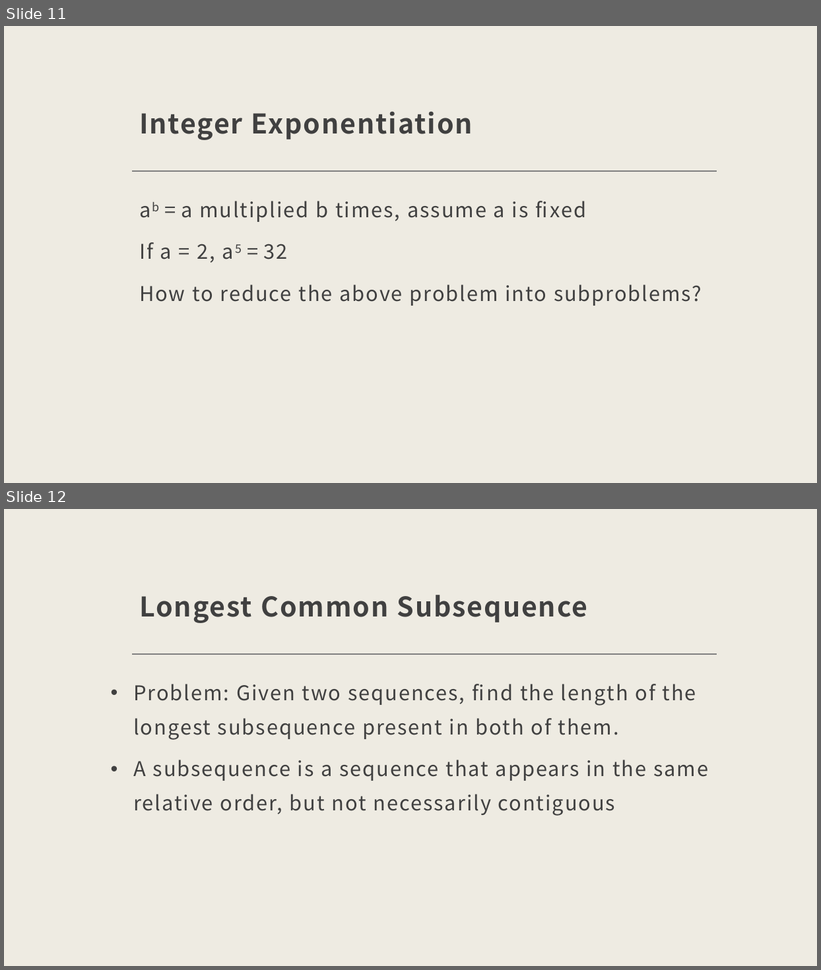
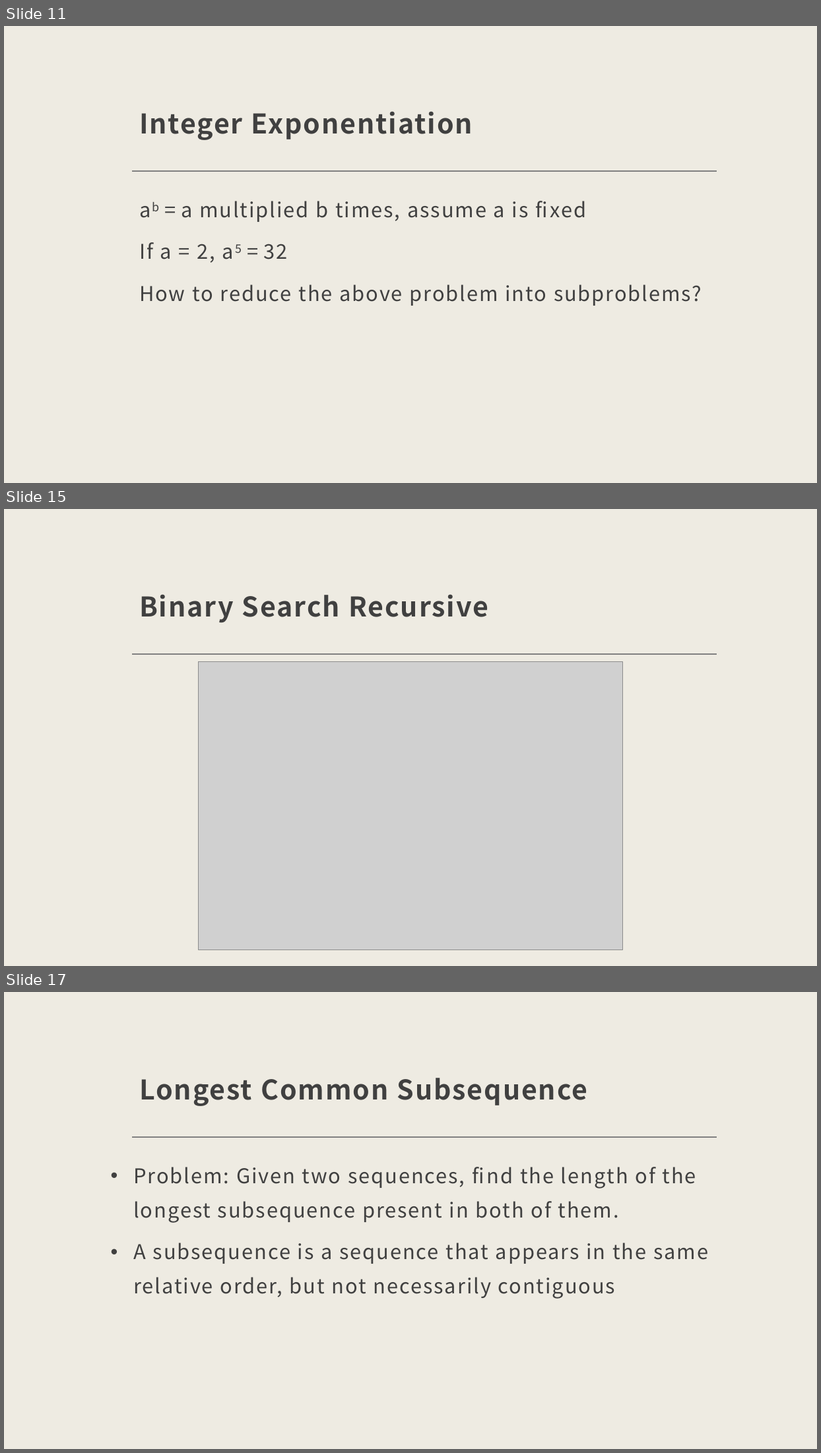
Before and after one commit to KarinaSang/Teaching, a slide deck: CCC_Senior/Week6/Week6.pptx. Shown one above the other, each under a label of ours: slides 11 and 12 before the commit, slides 11, 15 and 17 after it; the slides between them are not shown. The pictures are 821x970 and 821x1453 pixels, drawn with LibreOffice and Linux fonts; fonts in the diff are those of the drawing; grey boxes stand for pictures. Boxes give left, top, right and bottom in pixels: in the first picture for what was removed or moved away, otherwise in the second. Text is boxed around its words. In the diff, an @@ line names an element or a change of style, - is before the commit and + after.

```diff
--- a/CCC_Senior/Week6/Week6.pptx
+++ b/CCC_Senior/Week6/Week6.pptx
@@ slide 15 added at box(4, 509, 817, 966), background #EEEBE2; not listed: 1 template element that a slide beside it also shows @@
@@ title added at box(139, 594, 488, 623), 32 pt, text #404040, bold @@
+Binary Search Recursive
@@ picture added at box(199, 661, 622, 951) @@
@@ what was slide 12 is now slide 17 @@
```
Also in this commit, not shown: 4 other slides added, 22 other files.
